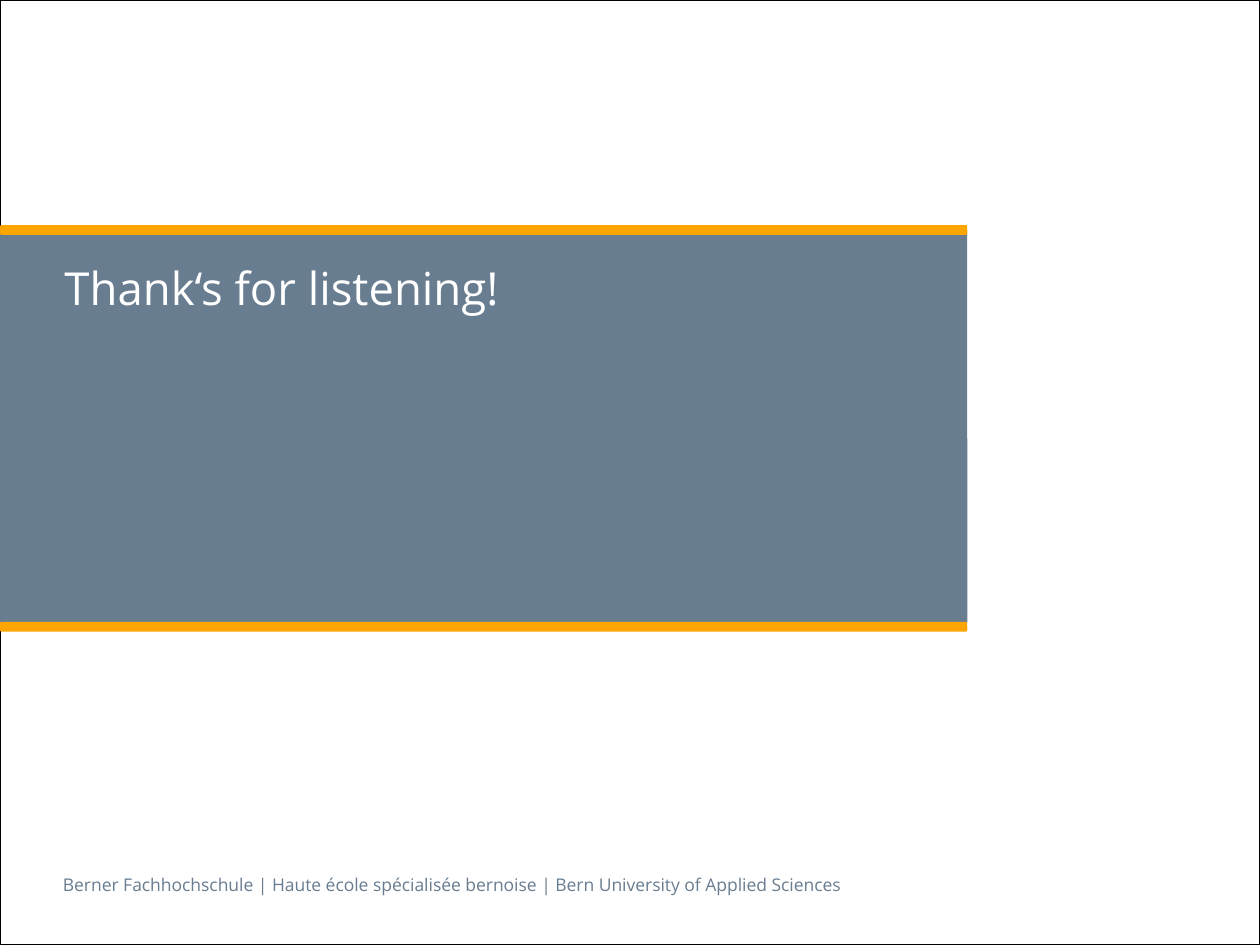
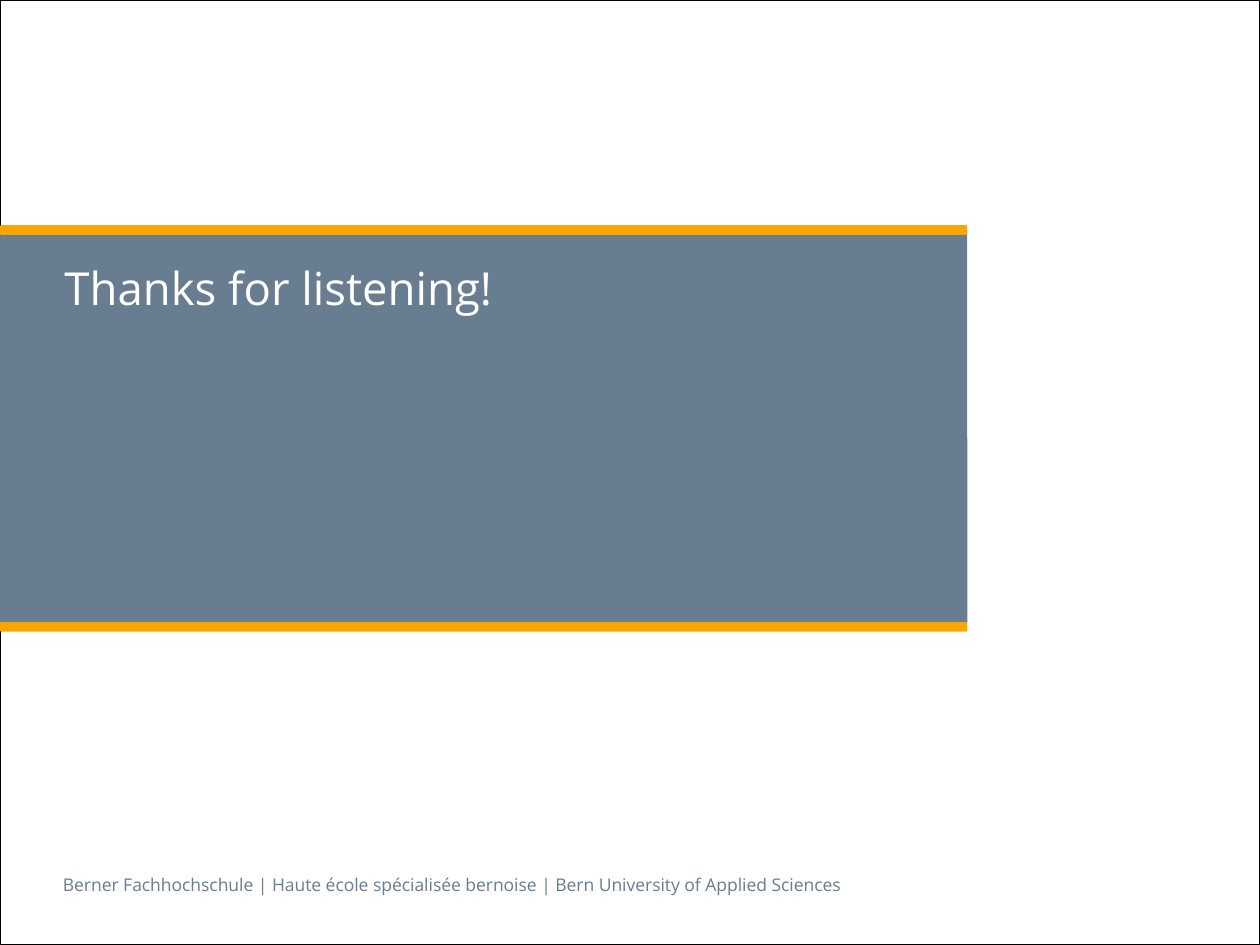
Before and after one commit to zyssm4/ch.bfh.btx8081.w2015.red, a slide deck: slide 7 of doc/Task01/Task01.pptx. Drawn at 1260x945 pixels with LibreOffice and Linux fonts; fonts in the diff are those of the drawing. Boxes give left, top, right and bottom in pixels: in the first picture for what was removed or moved away, otherwise in the second. Text is boxed around its words. In the diff, an @@ line names an element or a change of style, - is before the commit and + after.

```diff
--- a/doc/Task01/Task01.pptx
+++ b/doc/Task01/Task01.pptx
@@ title at bbox=[64, 270, 492, 316]: text changed @@
-Thank‘s for listening!
+Thanks for listening!
```
Also in this commit, not shown: 2 other slides changed.
